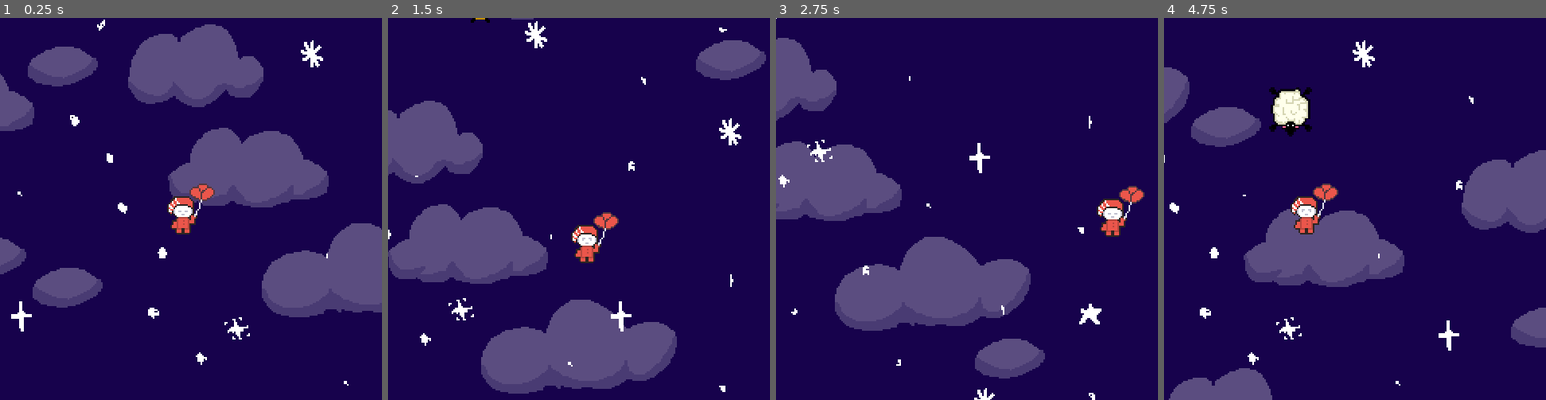
Above: before the commit, frames 1-4 (left to right).
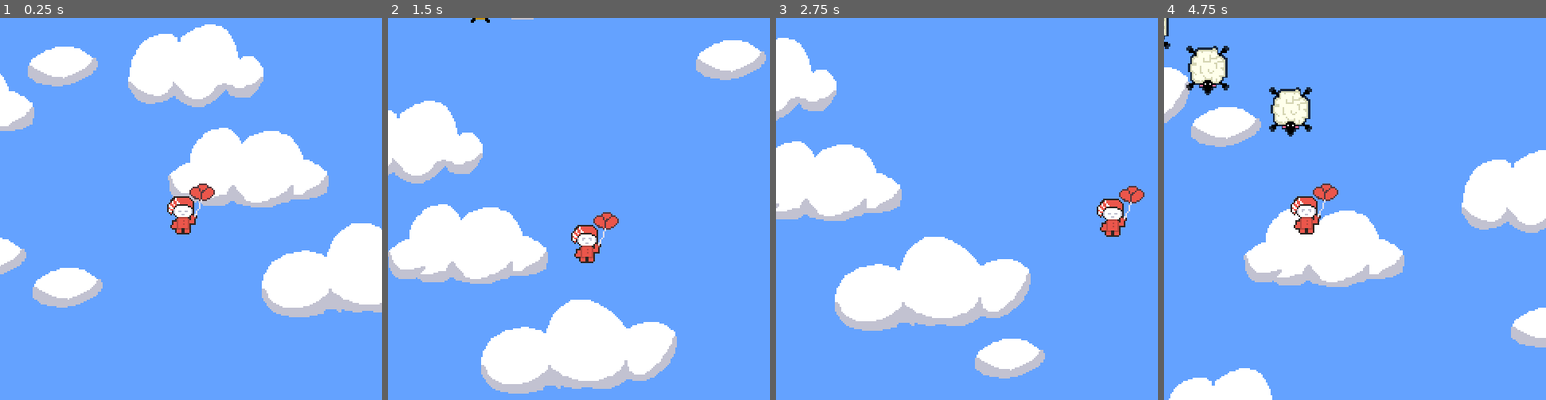
Above: after the commit, the same moments.

Repository: therealoganh/REM-prototype
Game: Godot game, scene res://scenes/main.tscn
Two runs of this game, one before a commit and one after it. Both use one fixed random seed, a clock stepped at 60 frames per second and the inputs below.
Inputs:
- Up to frame 1 (0.25 s): no input
- Up to frame 2 (1.5 s): hold Right (move_right) 0.53-1.28 s; hold Down (move_down) from 1.28 s (still down)
- Up to frame 3 (2.75 s): release Down (move_down) at 2.03 s; hold Right (move_right) from 2.03 s (still down)
- Up to frame 4 (4.75 s): release Right (move_right) at 2.78 s; hold Up (move_up) 2.78-3.53 s; hold Left (move_left) from 3.53 s (still down)

The runs differ from the first frame. In frame 1, 99% of the frame differs, in the area x 0-100%, y 0-100%; in frame 2, 99%; in frame 3, 99%; in frame 4, 98%.

Commit message:
Level switching & sheep swap

Diff:
--- a/scenes/backgrounds/Background LVL 1.tscn
+++ b/scenes/backgrounds/Background LVL 1.tscn
@@ -1,6 +1,6 @@
 [gd_scene load_steps=4 format=3 uid="uid://d10id65icibww"]
 
-[ext_resource type="Texture2D" uid="uid://m23owuaoo5l4" path="res://art/background_art/Level 1 sky Trans.png" id="2_1x5c4"]
+[ext_resource type="Texture2D" uid="uid://drm5a1ik1ubek" path="res://art/background_art/Level 2 Sky Trans.png" id="2_jmt2s"]
 [ext_resource type="Shader" uid="uid://rs2sm1ycu4x4" path="res://shaders/cloud_shader.gdshader" id="2_pgcxf"]
 
 [sub_resource type="ShaderMaterial" id="ShaderMaterial_b38on"]
@@ -26,4 +26,4 @@
 offset_bottom = 244.0
 grow_horizontal = 2
 grow_vertical = 2
-texture = ExtResource("2_1x5c4")
+texture = ExtResource("2_jmt2s")
--- /dev/null
+++ b/scenes/backgrounds/backgrounds_group.tscn
@@ -0,0 +1,18 @@
+[gd_scene load_steps=6 format=3 uid="uid://bg63pagwjck3u"]
+
+[ext_resource type="Script" uid="uid://shvqj0hjea55" path="res://scripts/backgrounds_group.gd" id="1_14686"]
+[ext_resource type="PackedScene" uid="uid://d10id65icibww" path="res://scenes/backgrounds/Background LVL 1.tscn" id="2_hwoyl"]
+[ext_resource type="PackedScene" uid="uid://cj8ixgrh5pste" path="res://scenes/backgrounds/Background LVL 2.tscn" id="3_idrog"]
+[ext_resource type="PackedScene" uid="uid://cof6e0mlouolo" path="res://scenes/backgrounds/Background LVL 3.tscn" id="4_l24le"]
+[ext_resource type="PackedScene" uid="uid://cb8j1fhf1k0jv" path="res://scenes/backgrounds/Background LVL 4.tscn" id="5_cdswd"]
+
+[node name="Backgrounds" type="CanvasGroup"]
+script = ExtResource("1_14686")
+
+[node name="Sky1" parent="." instance=ExtResource("2_hwoyl")]
+
+[node name="Sky2" parent="." instance=ExtResource("3_idrog")]
+
+[node name="Sky3" parent="." instance=ExtResource("4_l24le")]
+
+[node name="Sky4" parent="." instance=ExtResource("5_cdswd")]
--- a/scenes/hazards/AlarmClock.tscn
+++ b/scenes/hazards/AlarmClock.tscn
@@ -1,7 +1,7 @@
 [gd_scene load_steps=5 format=3 uid="uid://cmlpcl56ng3ti"]
 
 [ext_resource type="Script" uid="uid://yvctj7lebqcc" path="res://scripts/hazard-scripts/clock.gd" id="1_3510i"]
-[ext_resource type="Texture2D" uid="uid://cg0g7w4abugkq" path="res://art/Clock.png" id="2_vo2mk"]
+[ext_resource type="Texture2D" uid="uid://cg0g7w4abugkq" path="res://art/hazard_art/Clock.png" id="2_vo2mk"]
 
 [sub_resource type="CircleShape2D" id="CircleShape2D_6017i"]
 radius = 15.508062
--- a/scenes/hazards/Phone.tscn
+++ b/scenes/hazards/Phone.tscn
@@ -1,7 +1,7 @@
 [gd_scene load_steps=4 format=3 uid="uid://dkj7o8npdm61s"]
 
 [ext_resource type="Script" uid="uid://de4a323rhjiwp" path="res://scripts/hazard-scripts/phone.gd" id="1_ljgm1"]
-[ext_resource type="Texture2D" uid="uid://dffyb4wtlafax" path="res://art/Phone.png" id="2_wf14v"]
+[ext_resource type="Texture2D" uid="uid://dffyb4wtlafax" path="res://art/hazard_art/Phone.png" id="2_wf14v"]
 
 [sub_resource type="RectangleShape2D" id="RectangleShape2D_wf14v"]
 size = Vector2(18, 27)
--- a/scenes/main.tscn
+++ b/scenes/main.tscn
@@ -2,9 +2,9 @@
 
 [ext_resource type="Script" uid="uid://7ueprwqeiifr" path="res://scripts/main.gd" id="1_jyhfs"]
 [ext_resource type="PackedScene" uid="uid://rxb881vc4ijo" path="res://scenes/player.tscn" id="2_0xm2m"]
-[ext_resource type="PackedScene" uid="uid://cb8j1fhf1k0jv" path="res://scenes/backgrounds/Background LVL 4.tscn" id="3_jyhfs"]
 [ext_resource type="PackedScene" uid="uid://m71us3c88hod" path="res://scenes/sheep_pickup.tscn" id="3_sugp2"]
 [ext_resource type="PackedScene" uid="uid://cmlpcl56ng3ti" path="res://scenes/hazards/AlarmClock.tscn" id="3_tbgi4"]
+[ext_resource type="PackedScene" uid="uid://bg63pagwjck3u" path="res://scenes/backgrounds/backgrounds_group.tscn" id="5_tbgi4"]
 
 [sub_resource type="PhysicsMaterial" id="PhysicsMaterial_h2yge"]
 
@@ -47,6 +47,7 @@
 [node name="SpawnTimer" type="Timer" parent="."]
 autostart = true
 
-[node name="Sky3" parent="." instance=ExtResource("3_jyhfs")]
+[node name="Backgrounds" parent="." instance=ExtResource("5_tbgi4")]
 
+[connection signal="editor_state_changed" from="." to="." method="_on_editor_state_changed"]
 [connection signal="timeout" from="SpawnTimer" to="." method="_on_spawn_timer_timeout"]
--- a/scenes/sheep_pickup.tscn
+++ b/scenes/sheep_pickup.tscn
@@ -1,7 +1,8 @@
-[gd_scene load_steps=4 format=3 uid="uid://m71us3c88hod"]
+[gd_scene load_steps=5 format=3 uid="uid://m71us3c88hod"]
 
 [ext_resource type="Script" uid="uid://dou3m7anlib5i" path="res://scripts/sheep_pickup.gd" id="1_mt5f1"]
 [ext_resource type="Texture2D" uid="uid://dftcwi34yo827" path="res://art/Sheep.png" id="2_mt5f1"]
+[ext_resource type="Texture2D" uid="uid://cnpsyve05uojn" path="res://art/Blacksheep.png" id="3_35tuw"]
 
 [sub_resource type="RectangleShape2D" id="RectangleShape2D_35tuw"]
 size = Vector2(21, 23)
@@ -20,6 +21,11 @@
 position = Vector2(1, 0)
 texture = ExtResource("2_mt5f1")
 
+[node name="BlackSheep" type="Sprite2D" parent="."]
+visible = false
+position = Vector2(1, 0)
+texture = ExtResource("3_35tuw")
+
 [node name="CollisionShape2D" type="CollisionShape2D" parent="."]
 position = Vector2(0.5, -1.5)
 shape = SubResource("RectangleShape2D_35tuw")
--- a/scenes/sky3_background.tscn
+++ /dev/null
@@ -1,24 +0,0 @@
-[gd_scene load_steps=4 format=3 uid="uid://gvuekvekvlxv"]
-
-[ext_resource type="Shader" uid="uid://rs2sm1ycu4x4" path="res://shaders/cloud_shader.gdshader" id="1_mbgf0"]
-[ext_resource type="Texture2D" uid="uid://drfqi0p7jl8n0" path="res://art/Level 3 Sky trans.png" id="2_npn62"]
-
-[sub_resource type="ShaderMaterial" id="ShaderMaterial_u6esa"]
-shader = ExtResource("1_mbgf0")
-
-[node name="Sky3" type="Node"]
-
-[node name="ColorRect" type="ColorRect" parent="."]
-anchors_preset = 15
-anchor_right = 1.0
-anchor_bottom = 1.0
-grow_horizontal = 2
-grow_vertical = 2
-color = Color(3.465414e-06, 0.61204803, 0.89385045, 1)
-
-[node name="Sky3" type="TextureRect" parent="."]
-texture_repeat = 2
-material = SubResource("ShaderMaterial_u6esa")
-offset_right = 40.0
-offset_bottom = 40.0
-texture = ExtResource("2_npn62")
--- /dev/null
+++ b/scripts/backgrounds_group.gd
@@ -0,0 +1,21 @@
+extends CanvasGroup
+
+@onready var sky1 = $Sky1
+@onready var sky2 = $Sky2
+@onready var sky3 = $Sky3
+@onready var sky4 = $Sky4
+
+func background_switcher():
+	if Global.score == 0:
+		remove_child(sky2)
+		remove_child(sky3)
+		remove_child(sky4)
+	if Global.score > 1:
+		remove_child(sky1)
+		add_child(sky2)
+	if Global.score > 3:
+		remove_child(sky2)
+		add_child(sky3)
+	if Global.score > 5:
+		remove_child(sky3)
+		add_child(sky4)
--- a/scripts/hazard-scripts/clock.gd
+++ b/scripts/hazard-scripts/clock.gd
@@ -25,4 +25,3 @@
 func _on_game_over_timer_timeout() -> void:
 	Engine.time_scale = 1.0 # Reset time scale
 	get_tree().reload_current_scene()
-	Global.score = 0
--- a/scripts/main.gd
+++ b/scripts/main.gd
@@ -2,14 +2,18 @@
 
 @export var sheep_scene: PackedScene
 @export var hazard_scene: PackedScene
-@export var sheep_spawn_interval: float = 3.0
-@export var hazard_spawn_interval: float = 2
-#@export var hazard_min_speed: float = 150.0
-#@export var hazard_max_speed: float = 300.0
+@export var sheep_spawn_interval: float = 0.5
+@export var hazard_spawn_interval: float = 10
+
 var sheep_timer: float = 0.0
 var hazard_timer: float = 0.0
 
+# for background switching
+@onready var backgrounds = $Backgrounds
+
 func _ready() -> void:
+
+	Global.score = 0
 
 	# Sheep check
 	if sheep_scene == null:
@@ -22,11 +26,14 @@
 
 func _process(delta):
 
+	backgrounds.background_switcher()
+
 	# Sheep & Hazard timer logic
 	sheep_timer -= delta
 	if sheep_timer <= 0:
 		spawn_sheep()
 		sheep_timer = sheep_spawn_interval
+
 
 	hazard_timer -= delta
 	if hazard_timer <= 0:
@@ -53,3 +60,7 @@
 
 	add_child(hazard)
 	print("Spawned hazard at:", hazard.position)
+
+
+func _on_editor_state_changed() -> void:
+	pass # Replace with function body.
--- a/scripts/sheep_pickup.gd
+++ b/scripts/sheep_pickup.gd
@@ -2,10 +2,21 @@
 
 @export var fall_speed: float = 50.0
 
+@onready var sheep = $TopSheep
+
 var drift_speed = 20.0
 var time = 0.0
 
+func sheep_swap():
+
+	if Global.score > 5:
+		sheep.texture = preload("res://art/Blacksheep.png")
+
+
 func _process(delta):
+
+	sheep_swap()
+
 	time += delta
 	position.y += fall_speed * delta
 	position.x += sin(time * 2.0) * drift_speed * delta
Renamed: art/Clock.png -> art/hazard_art/Clock.png
Renamed: art/Phone.png -> art/hazard_art/Phone.png
